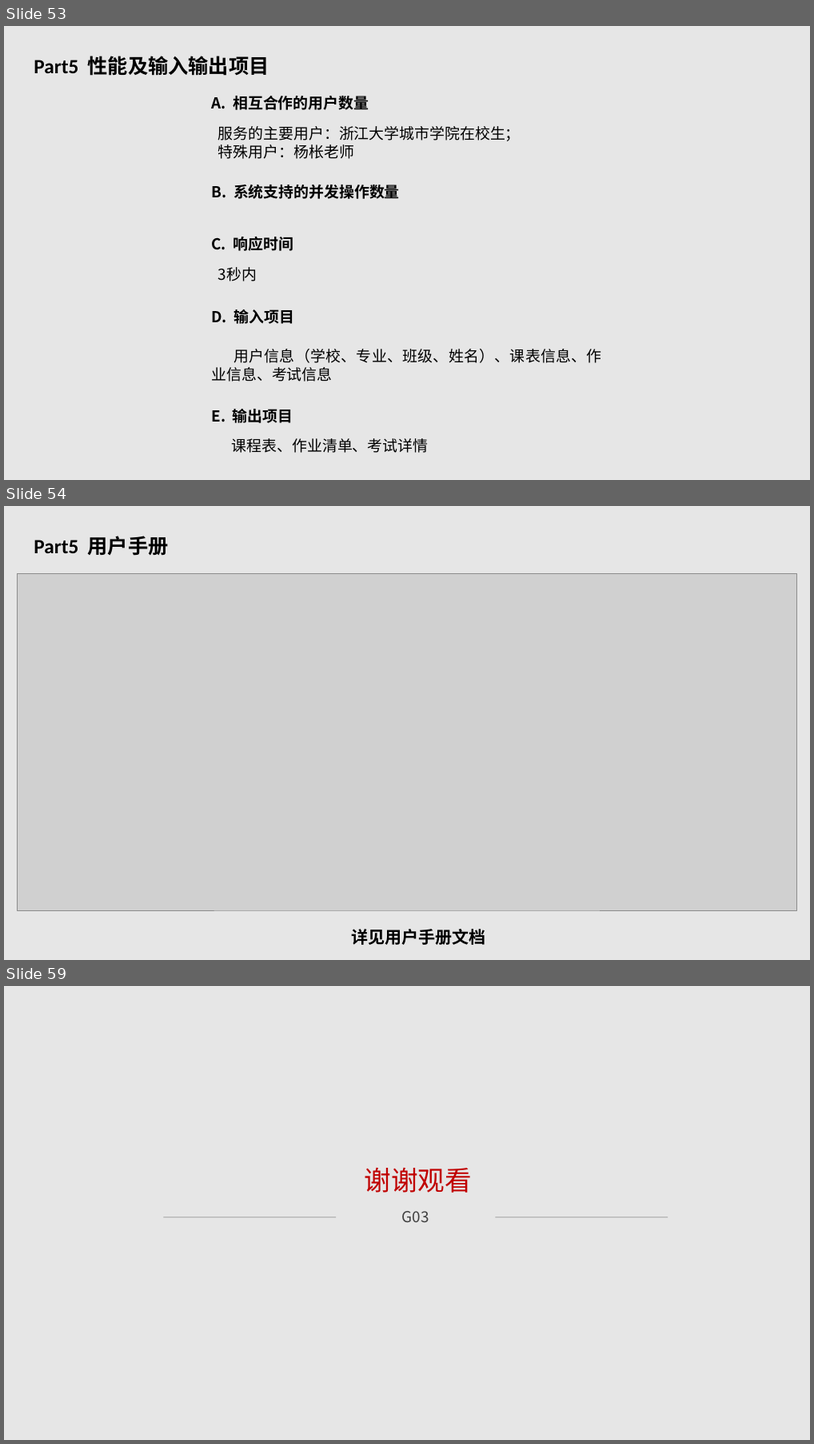
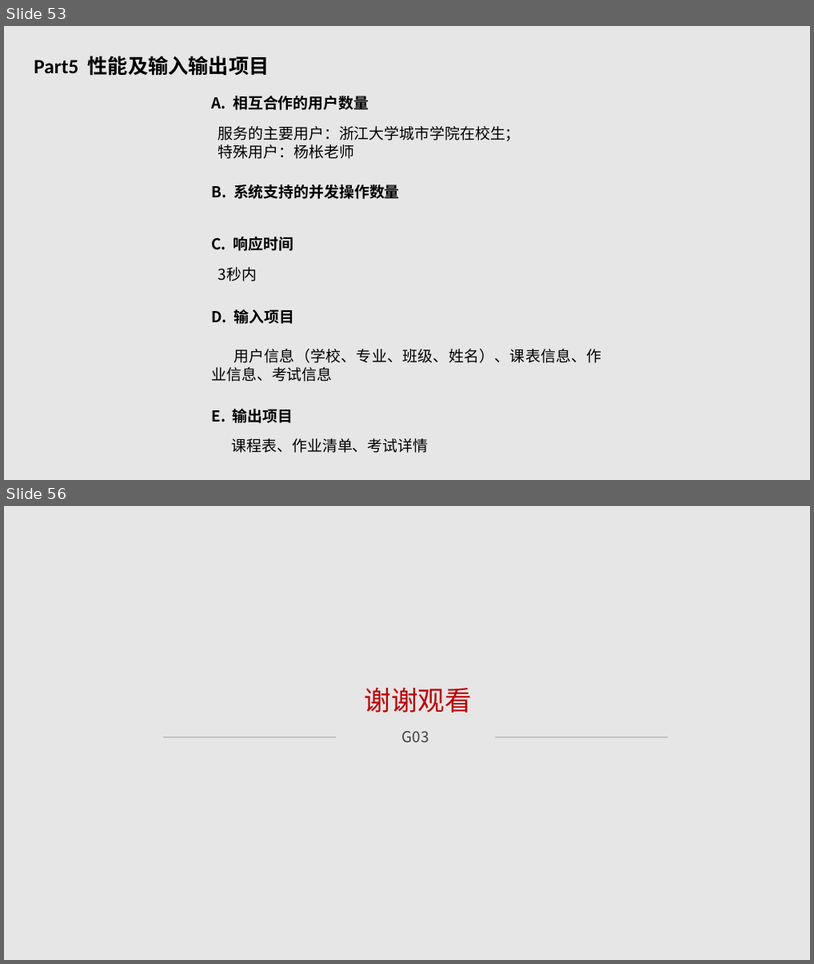
Before and after one commit to G03-LHL/SE2018--G03, a slide deck: 517/SE2018春-G03-设计阶段PPT.ppt. Shown one above the other, each under a label of ours: slides 53, 54 and 59 before the commit, slides 53 and 56 after it; the slides between them are not shown. The pictures are 814x1444 and 814x964 pixels, drawn with LibreOffice and Linux fonts; fonts in the diff are those of the drawing; grey boxes stand for pictures. Boxes give left, top, right and bottom in pixels: in the first picture for what was removed or moved away, otherwise in the second. Text is boxed around its words. In the diff, an @@ line names an element or a change of style, - is before the commit and + after.

```diff
--- a/517/SE2018春-G03-设计阶段PPT.ppt
+++ b/517/SE2018春-G03-设计阶段PPT.ppt
@@ slide 54 removed at bbox=[4, 506, 810, 960], background #E6E6E6 @@
@@ text removed at bbox=[34, 536, 169, 556] @@
-Part5 用户手册
@@ picture removed at bbox=[18, 574, 797, 910] @@
@@ text removed at bbox=[352, 928, 486, 944] @@
-详见用户手册文档
@@ what was slide 59 is now slide 56 @@
```
Also in this commit, not shown: 12 slides changed, 2 other slides removed.
